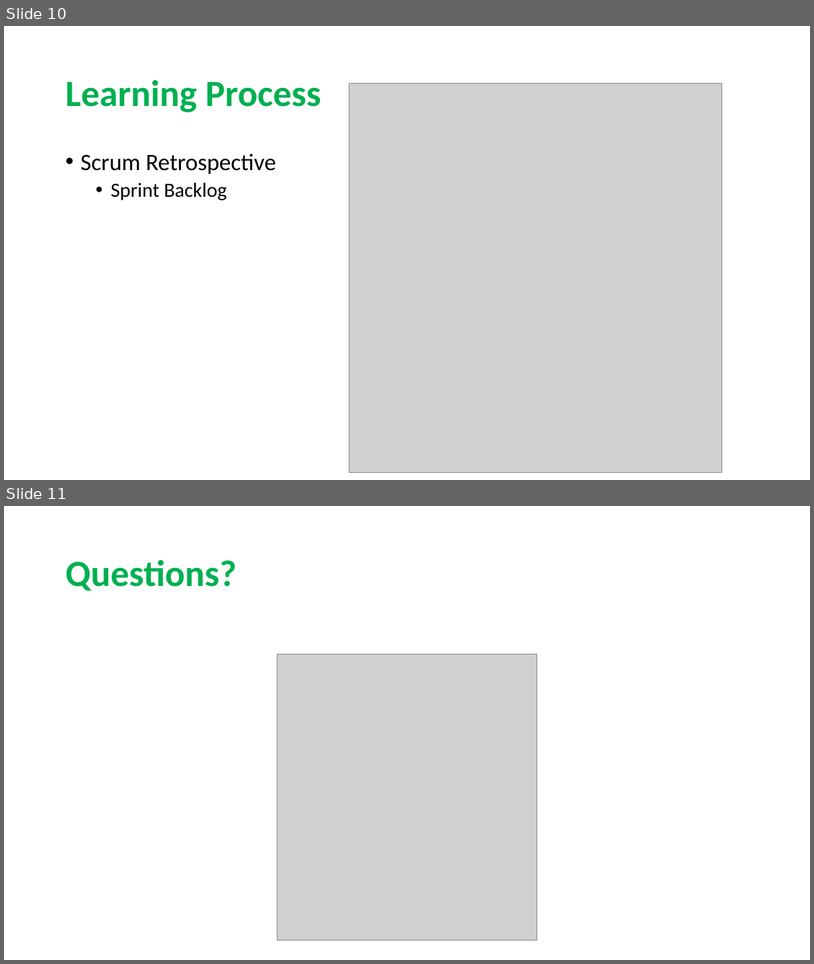
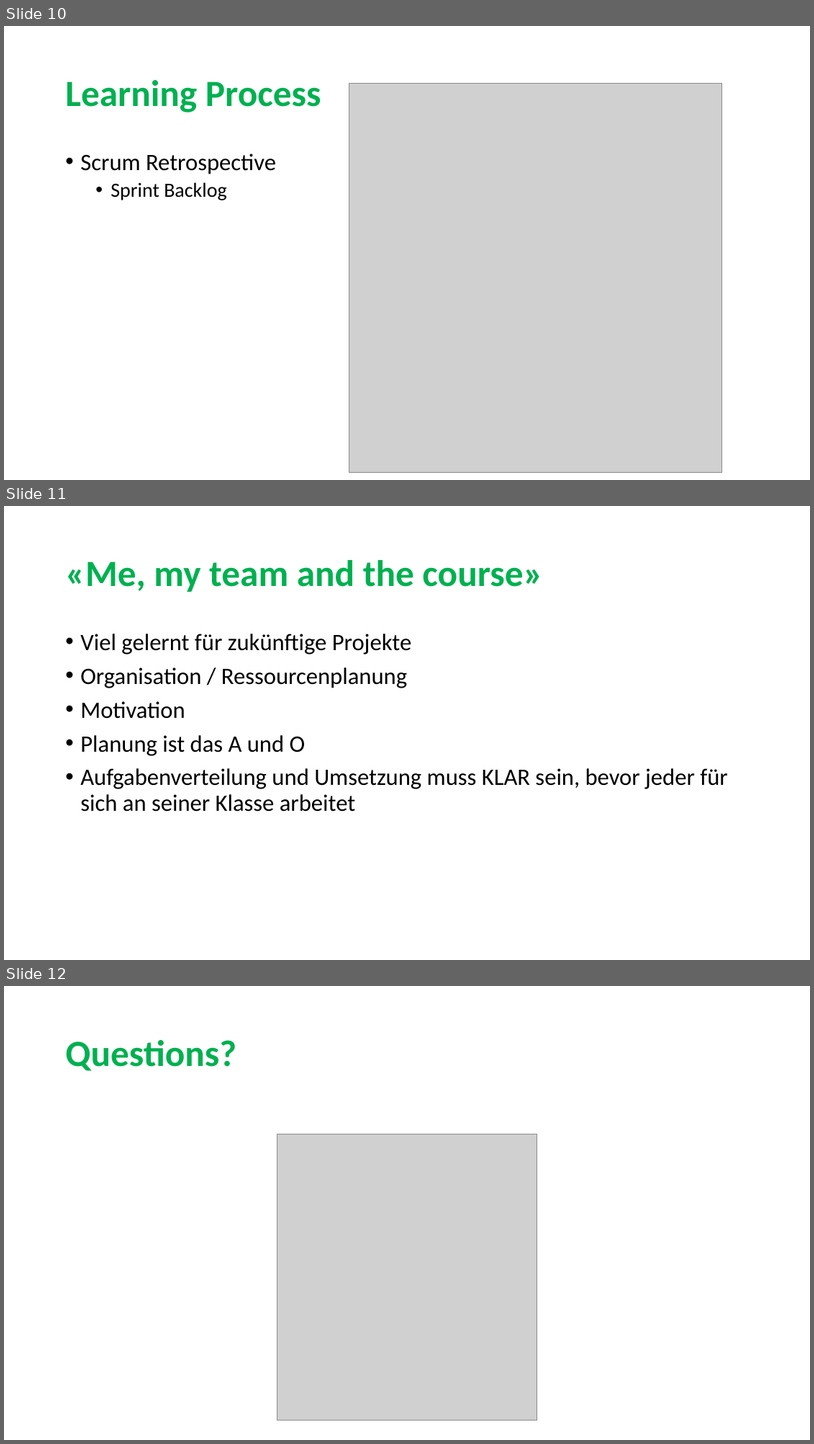
Before and after one commit to sarahmele/ch.bfh.btx8081.w2015.green, a slide deck: doc/task14/Task14.pptx. Shown one above the other, each under a label of ours: slides 10 and 11 before the commit, slides 10, 11 and 12 after it. The pictures are 814x964 and 814x1444 pixels, drawn with LibreOffice and Linux fonts; fonts in the diff are those of the drawing; grey boxes stand for pictures. Boxes give left, top, right and bottom in pixels: in the first picture for what was removed or moved away, otherwise in the second. Text is boxed around its words. In the diff, an @@ line names an element or a change of style, - is before the commit and + after.

```diff
--- a/doc/task14/Task14.pptx
+++ b/doc/task14/Task14.pptx
@@ slide 11 added at bbox=[4, 506, 810, 960], background #FFFFFF @@
@@ title added at bbox=[65, 560, 543, 592], 44 pt, text #00B050, bold @@
+«Me, my team and the course»
@@ text added at bbox=[80, 633, 728, 811], 28 pt, text #000000 @@
+• Viel gelernt für zukünftige Projekte
+• Organisation / Ressourcenplanung
+• Motivation
+• Planung ist das A und O
+• Aufgabenverteilung und Umsetzung muss KLAR sein, bevor jeder für sich an seiner Klasse arbeitet
@@ what was slide 11 is now slide 12 @@
```
Also in this commit, not shown: 3 slides changed, 1 other slide added, 1 slide removed.
